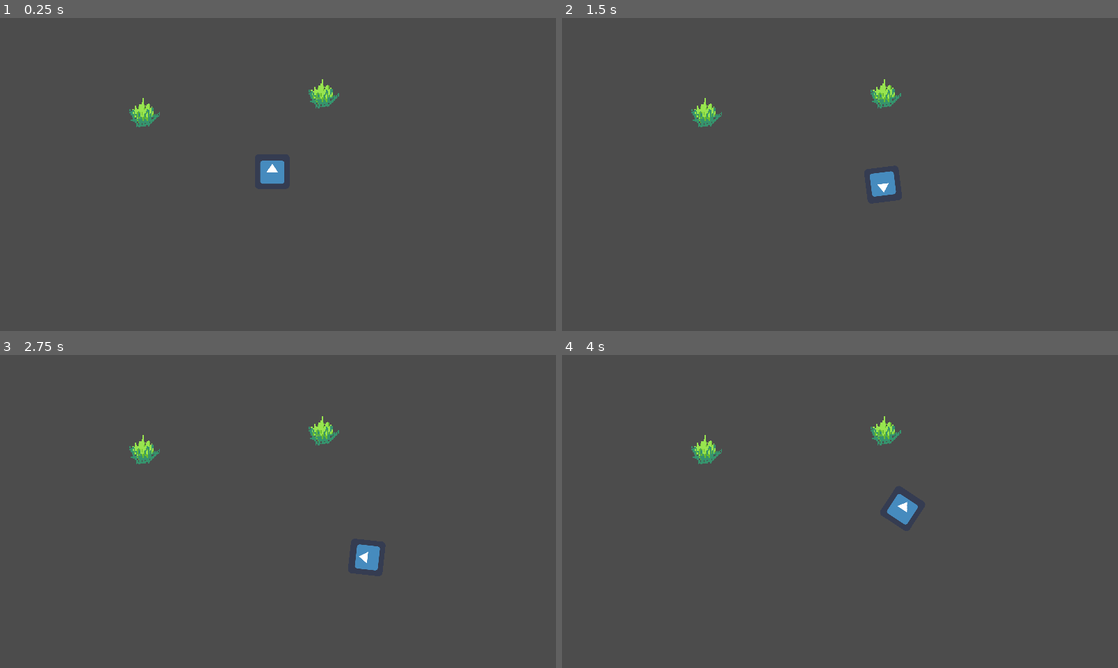
Above: before the commit, frames 1-4 (two rows, left to right).
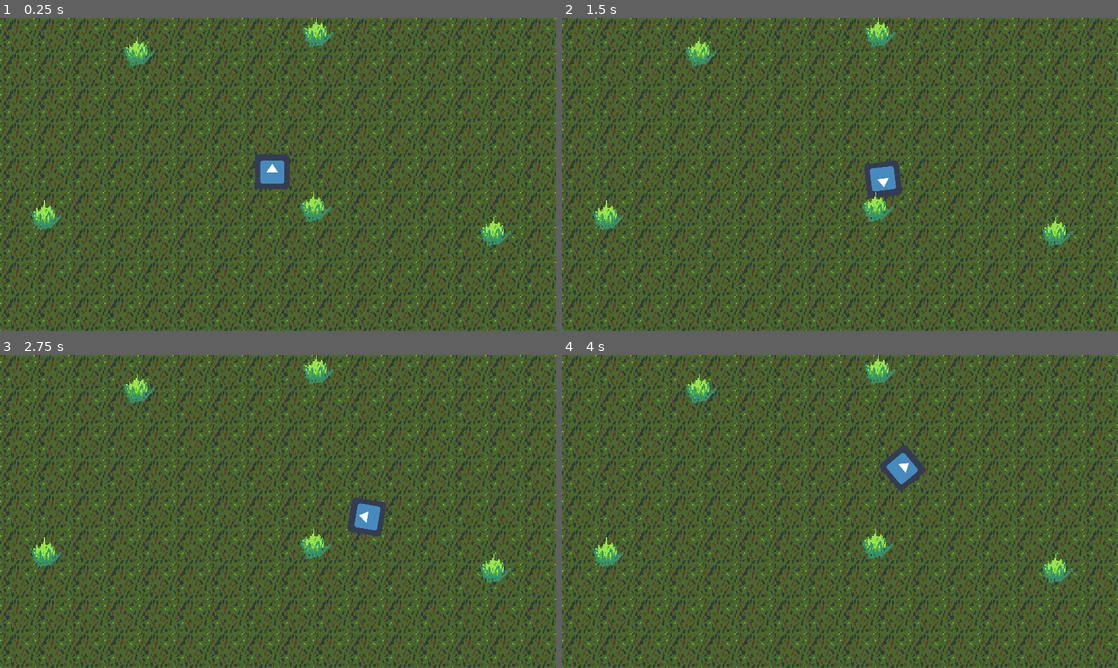
Above: after the commit, the same moments.

Repository: JMWProductions/mysterious-forest
Game: Godot game, scene res://scenes/ForestScene.tscn
Same seed, same stepped clock (60 frames per second), same inputs: the game is played once before the commit and once after it. The engine's default icon, where the game draws it, is replaced by a stand-in: a white triangle on a blue panel in a dark square.
Inputs (mouse positions are in pixels of both pictures, inside the frame that each line leads up to):
- Up to frame 1 (0.25 s): no input
- Up to frame 2 (1.5 s): tap Enter at 0.5 s; move the mouse to (962, 158) at 0.52 s; hold D (move_right) 0.53-1.28 s; move the mouse to (728, 190) at 1.27 s; hold S (move_down) from 1.28 s (still down)
- Up to frame 3 (2.75 s): move the mouse to (333, 442) at 2.02 s; release S (move_down) at 2.03 s; hold D (move_right) from 2.03 s (still down)
- Up to frame 4 (4 s): move the mouse to (812, 574) at 2.77 s; release D (move_right) at 2.78 s; hold W (move_up) 2.78-3.53 s; move the mouse to (1006, 558) at 3.52 s; hold A (move_left) from 3.53 s (still down)

The runs differ from the first frame. In frame 1, 99% of the frame differs, in the area x 0-100%, y 0-100%; in frame 2, 100%; in frame 3, 100%; in frame 4, 100%.

Commit message:
Add background

Diff:
--- a/scenes/ForestScene.tscn
+++ b/scenes/ForestScene.tscn
@@ -1,18 +1,65 @@
-[gd_scene load_steps=4 format=2]
+[gd_scene load_steps=5 format=2]
 
 [ext_resource path="res://scripts/ForestScene.gd" type="Script" id=1]
 [ext_resource path="res://scenes/Player.tscn" type="PackedScene" id=2]
 [ext_resource path="res://scenes/Bush.tscn" type="PackedScene" id=3]
+[ext_resource path="res://images/tile.png" type="Texture" id=4]
 
 [node name="ForestScene" type="Node2D"]
 position = Vector2( 0.694992, -0.694992 )
 script = ExtResource( 1 )
 
+[node name="tile" type="Sprite" parent="."]
+position = Vector2( -768.695, -863.305 )
+texture = ExtResource( 4 )
+centered = false
+region_enabled = true
+region_rect = Rect2( 0, 0, 2048, 2048 )
+
 [node name="Player" parent="." instance=ExtResource( 2 )]
 position = Vector2( 250, 142 )
 
 [node name="Bush" parent="." instance=ExtResource( 3 )]
-position = Vector2( 131.624, 89.2765 )
+position = Vector2( 126.203, 32.745 )
 
 [node name="Bush2" parent="." instance=ExtResource( 3 )]
-position = Vector2( 296.623, 71.8859 )
+position = Vector2( 291.202, 15.3545 )
+
+[node name="Bush3" parent="." instance=ExtResource( 3 )]
+position = Vector2( 40.7573, 183.647 )
+
+[node name="Bush4" parent="." instance=ExtResource( 3 )]
+position = Vector2( 454.4, 198.432 )
+
+[node name="Bush5" parent="." instance=ExtResource( 3 )]
+position = Vector2( 288.741, 175.918 )
+
+[node name="Bush6" parent="." instance=ExtResource( 3 )]
+position = Vector2( 475.905, -32.4147 )
+
+[node name="Bush7" parent="." instance=ExtResource( 3 )]
+position = Vector2( -106.995, 95.905 )
+
+[node name="Bush8" parent="." instance=ExtResource( 3 )]
+position = Vector2( -38.2634, -105.084 )
+
+[node name="Bush9" parent="." instance=ExtResource( 3 )]
+position = Vector2( 134.608, -174.857 )
+
+[node name="Bush10" parent="." instance=ExtResource( 3 )]
+position = Vector2( 345.49, -173.816 )
+
+[node name="Bush11" parent="." instance=ExtResource( 3 )]
+position = Vector2( 672.702, -106.871 )
+
+[node name="Bush12" parent="." instance=ExtResource( 3 )]
+position = Vector2( 657.081, 182.637 )
+
+[node name="Bush13" parent="." instance=ExtResource( 3 )]
+position = Vector2( 588.349, 377.898 )
+
+[node name="Bush14" parent="." instance=ExtResource( 3 )]
+position = Vector2( 152.005, 414.347 )
+
+[node name="Bush15" parent="." instance=ExtResource( 3 )]
+position = Vector2( -51.0669, 389.353 )
Binary file added: images/tile.png
Not shown, added: images/tile.png.import
